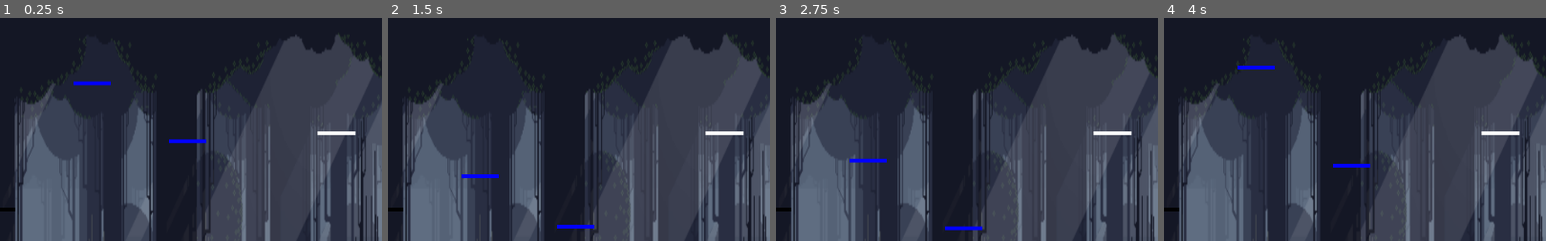
Above: before the commit, frames 1-4 (left to right).
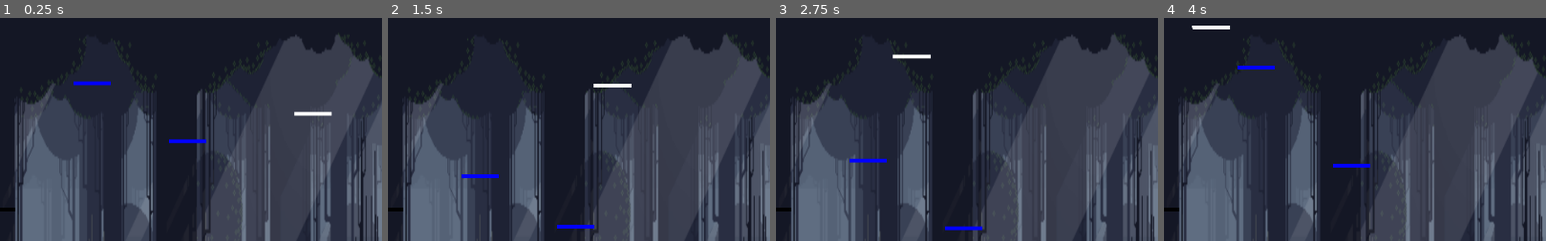
Above: after the commit, the same moments.

Repository: Tristanlaf003/JeuPlateforme
Game: Godot game, scene res://scene/Main.tscn
The game is run twice, just before and just after one commit, with the same random seed, the same clock (stepped at 60 frames per second) and the same inputs.
Inputs:
- Up to frame 1 (0.25 s): no input
- Up to frame 2 (1.5 s): hold Right (ui_right) from 0.53 s (still down); tap Up (ui_up) at 0.77 s
- Up to frame 3 (2.75 s): tap Up (ui_up) at 1.52 s; release Right (ui_right) at 2.03 s; hold Left (ui_left) from 2.03 s (still down)
- Up to frame 4 (4 s): release Left (ui_left) at 2.78 s; hold Right (ui_right) from 2.78 s (still down); tap Up (ui_up) at 3.02, 3.77 s
The pictures show only the part of the screen within x 15-65%, y 4-54%; the shares and areas given below are measured in that part.

The runs differ from the first frame. In frame 1, 0.4% of the frame differs, in the area x 77-94%, y 41-53%; in frame 2, 0.3%; in frame 3, 0.4%, in the area x 30-94%, y 16-53%; in frame 4, 0.3%.

Commit message:
plateforme avec trajectoire

Diff:
--- a/scene/Main.tscn
+++ b/scene/Main.tscn
@@ -12,6 +12,11 @@
 [ext_resource path="res://scene/PlateformeHorizontal2.tscn" type="PackedScene" id=10]
 [ext_resource path="res://scene/Background.tscn" type="PackedScene" id=11]
 [ext_resource path="res://script/Main.gd" type="Script" id=12]
+
+[sub_resource type="Curve2D" id=1]
+_data = {
+"points": PoolVector2Array( 0, 0, 0, 0, -64, -48, 0, 0, 0, 0, 128, -48, 0, 0, 0, 0, 64, 16, 0, 0, 0, 0, 0, 16, 0, 0, 0, 0, -64, -48 )
+}
 
 [node name="Main" type="Node"]
 script = ExtResource( 12 )
@@ -49,7 +54,12 @@
 position = Vector2( 590.903, 380.496 )
 
 [node name="PlaceformePath" parent="." instance=ExtResource( 4 )]
-position = Vector2( 583.343, 177.649 )
+position = Vector2( 576, 160 )
+patrol_path = NodePath("../Path2D2")
+
+[node name="Path2D2" type="Path2D" parent="."]
+position = Vector2( 576, 176 )
+curve = SubResource( 1 )
 
 [node name="PlaceformeFinal" parent="." instance=ExtResource( 8 )]
 position = Vector2( 959.981, 317.578 )
--- a/scene/PlaceformeFinal.tscn
+++ b/scene/PlaceformeFinal.tscn
@@ -14,3 +14,5 @@
 [node name="CollisionShape2D" type="CollisionShape2D" parent="."]
 position = Vector2( 25.0433, 2.53712 )
 shape = SubResource( 1 )
+
+[node name="AnimationPlayer" type="AnimationPlayer" parent="."]
--- a/scene/PlaceformePath.tscn
+++ b/scene/PlaceformePath.tscn
@@ -1,9 +1,13 @@
-[gd_scene load_steps=2 format=2]
+[gd_scene load_steps=3 format=2]
+
+[ext_resource path="res://script/PlaceformePath.gd" type="Script" id=1]
 
 [sub_resource type="RectangleShape2D" id=1]
 extents = Vector2( 25.1851, 2.68644 )
 
-[node name="PlaceformePath" type="StaticBody2D"]
+[node name="PlaceformePath" type="KinematicBody2D"]
+position = Vector2( 576, 120 )
+script = ExtResource( 1 )
 
 [node name="Polygon2D" type="Polygon2D" parent="."]
 position = Vector2( 6.10759, 3.50454 )
--- /dev/null
+++ b/script/PlaceformePath.gd
@@ -0,0 +1,27 @@
+extends KinematicBody2D
+
+const speed = 100
+var velocity_kinematic = Vector2()
+var target = Vector2()
+export(NodePath) var patrol_path
+var patrol_points
+var patrol_point_index = 0
+
+
+# Called when the node enters the scene tree for the first time.
+func _ready():
+	if patrol_path:
+		patrol_points = get_node(patrol_path).curve.get_baked_points()
+
+
+# Called every frame. 'delta' is the elapsed time since the previous frame.
+func _physics_process(delta):
+	if !patrol_path:
+		return
+	var target = patrol_points[patrol_point_index]
+	if position.distance_to(target) < 1:
+		patrol_point_index = wrapi(patrol_point_index + 1, 0, patrol_points.size())
+		target = patrol_points[patrol_point_index]
+
+	velocity_kinematic = (target-position).normalized() * speed
+	velocity_kinematic = move_and_slide(velocity_kinematic)
Not shown: 1 places in scene/Main.tscn that only renumber resources
